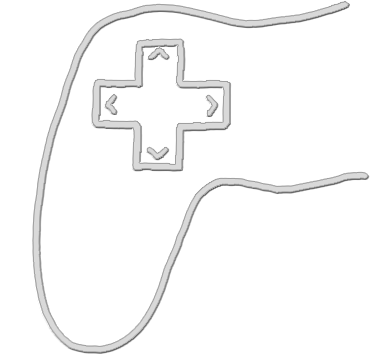
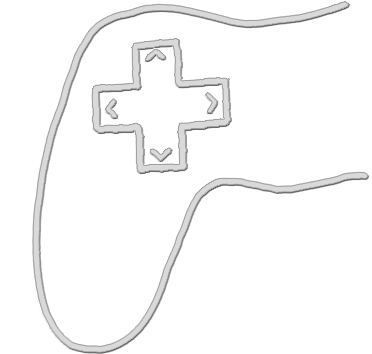
Comparing the layer stacks of the two 372 × 354 images. Changes:
added group "Group 2" with 2 layers in group "Group 1" over [91, 37, 232, 175]
added layer "d-pad" in group "Group 2" over [92, 38, 231, 173]
renamed "Layer 1" to "outline", moved it into group "Group 2", painted on it over [91, 37, 232, 175]
